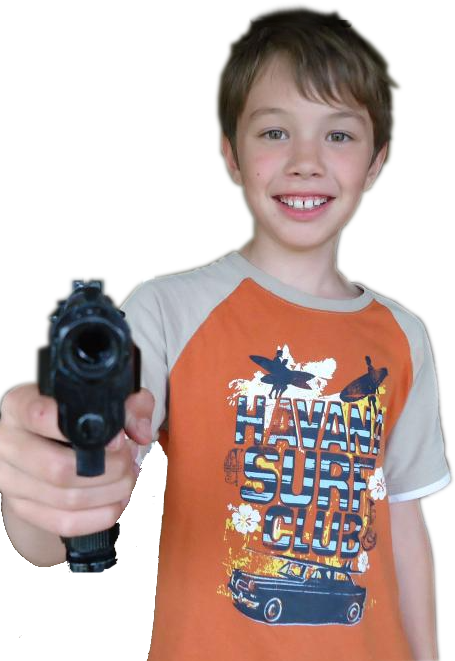
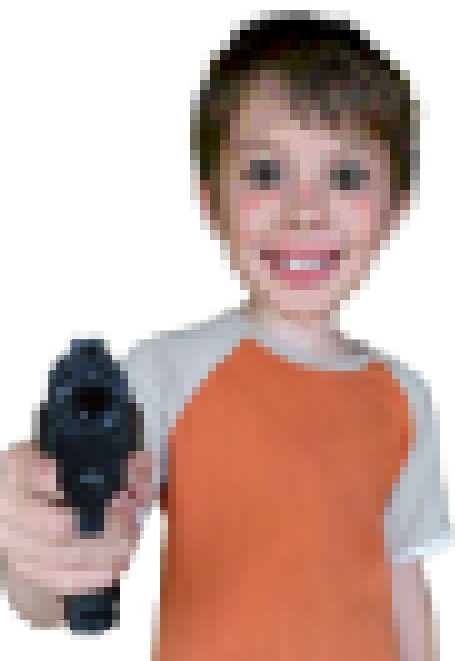
Revision of a layered 455x661 image; what changed, layer by layer:
added layer "grant copy" above "Group 1" over [0, 289, 455, 661]
added layer "Group 1" above "grant copy 2" over [0, 2, 455, 661]
renamed "Layer 1 copy 2" to "grant", hid it, painted on it over [0, 2, 455, 661]
